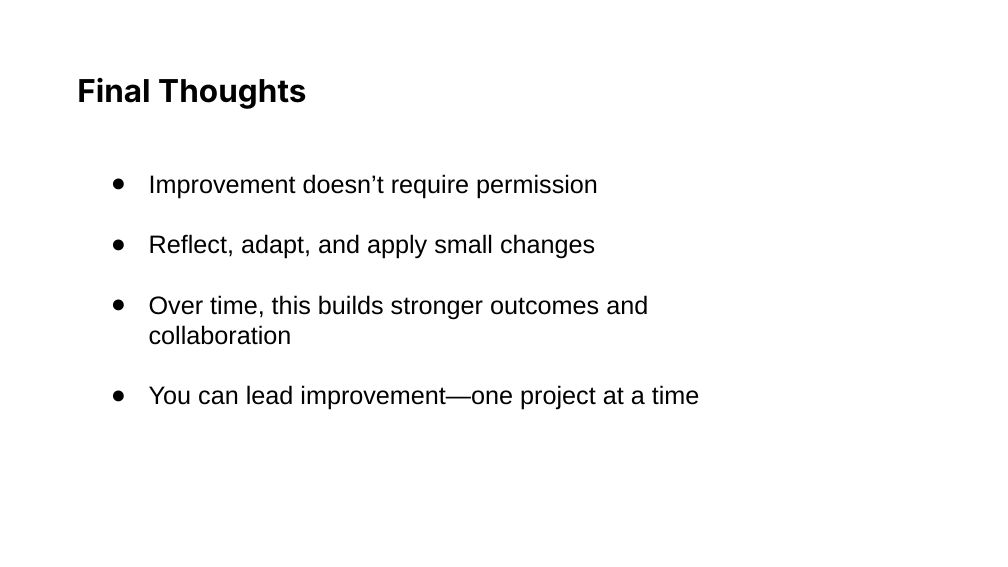
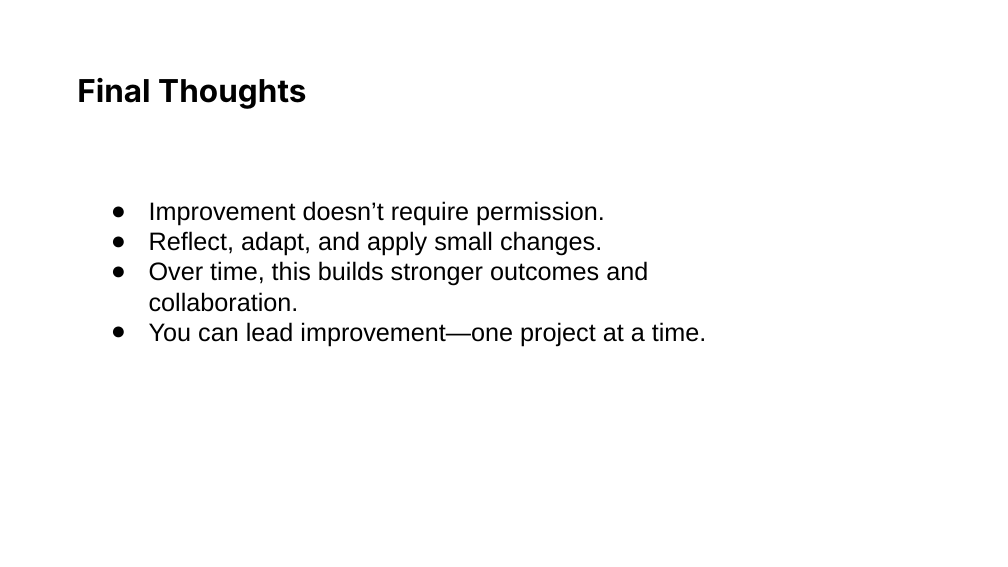
Before and after one commit to usds/ditap-curriculum-update, a slide deck: slide 80 of 3_Curriculum/3B_DITAP-Core-Curriculum/Module-5/In-Class-Materials/Module 5 Slide Deck.pptx. Drawn at 1008x567 pixels with LibreOffice and Linux fonts; fonts in the diff are those of the drawing. Boxes give left, top, right and bottom in pixels: in the first picture for what was removed or moved away, otherwise in the second. Text is boxed around its words. In the diff, an @@ line names an element or a change of style, - is before the commit and + after.

```diff
--- a/3_Curriculum/3B_DITAP-Core-Curriculum/Module-5/In-Class-Materials/Module 5 Slide Deck.pptx
+++ b/3_Curriculum/3B_DITAP-Core-Curriculum/Module-5/In-Class-Materials/Module 5 Slide Deck.pptx
@@ text at [149,201,707,347]: text changed @@
-● Improvement doesn’t require permission
-● Reflect, adapt, and apply small changes
-● Over time, this builds stronger outcomes and collaboration
-● You can lead improvement—one project at a time
+● Improvement doesn’t require permission.
+● Reflect, adapt, and apply small changes.
+● Over time, this builds stronger outcomes and collaboration.
+● You can lead improvement—one project at a time.
```
Also in this commit, not shown: 90 other slides changed.
